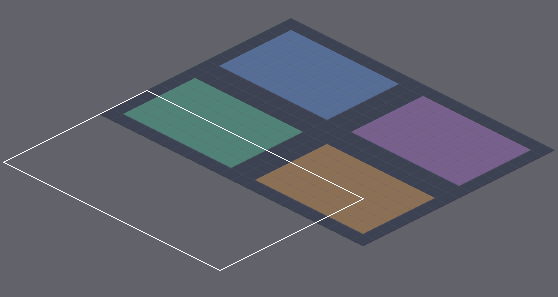
One commit to this Tiled map (JSON): frontend/public/office/office.tmj. Above: a wide view before the commit, with the close-up outlined.
Close-up. Before:
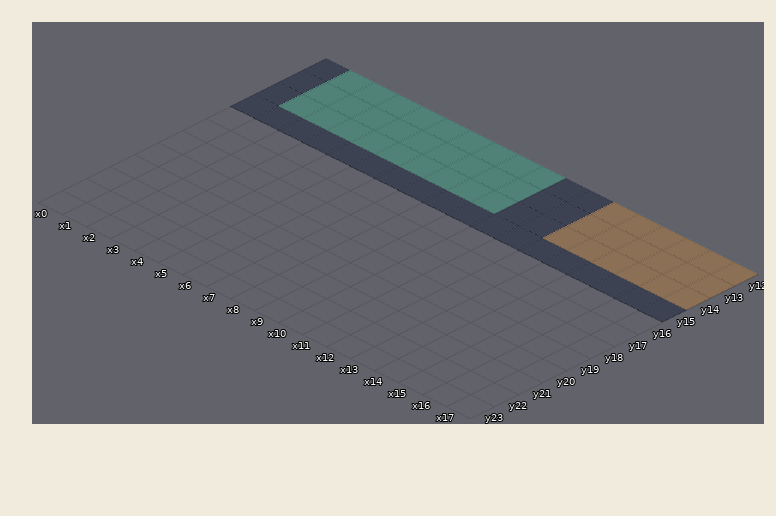
Cells are 64x32 px. Isometric: x runs down to the right, y down to the left. Shown: x 0..17, y 12..23. The commit also changed other parts of the map, which this record leaves out. The old version is drawn lined up with the new one.
Once edited:
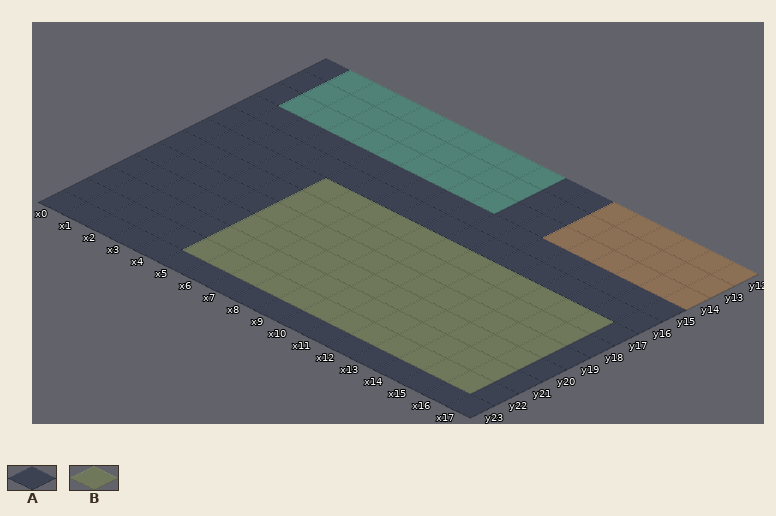
Key: from "floor_tiles": A 0, B 5.
_ is an empty cell.
What changed:
{"change": "map size 22x16 -> 22x24 cells"}
{"where": "layer \"floor\""}
{"y":16,"x":0,"old":"__________________","new":"AAAAAAAAAAAAAAAAAA"}
{"y":17,"x":0,"old":"__________________","new":"AAAAABBBBBBBBBBBBA"}
{"y":18,"x":0,"old":"__________________","new":"AAAAABBBBBBBBBBBBA"}
{"y":19,"x":0,"old":"__________________","new":"AAAAABBBBBBBBBBBBA"}
{"y":20,"x":0,"old":"__________________","new":"AAAAABBBBBBBBBBBBA"}
{"y":21,"x":0,"old":"__________________","new":"AAAAABBBBBBBBBBBBA"}
{"y":22,"x":0,"old":"__________________","new":"AAAAABBBBBBBBBBBBA"}
{"y":23,"x":0,"old":"__________________","new":"AAAAAAAAAAAAAAAAAA"}
{"label":"added","picture_box":[38,106,662,418]}
